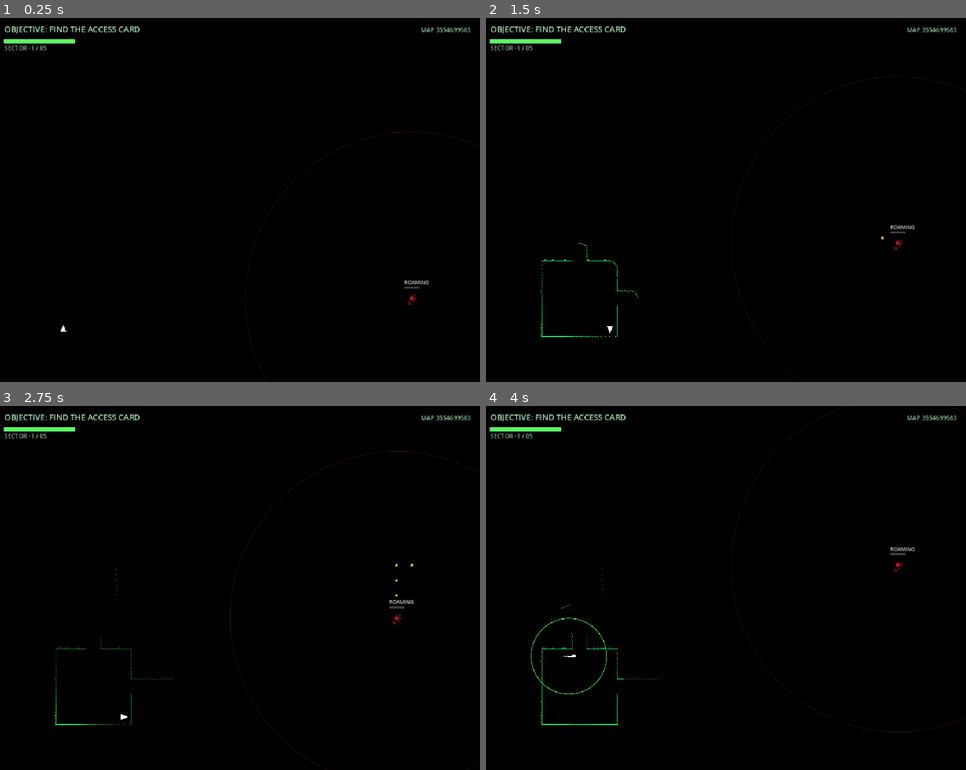
Above: before the commit, frames 1-4 (two rows, left to right).
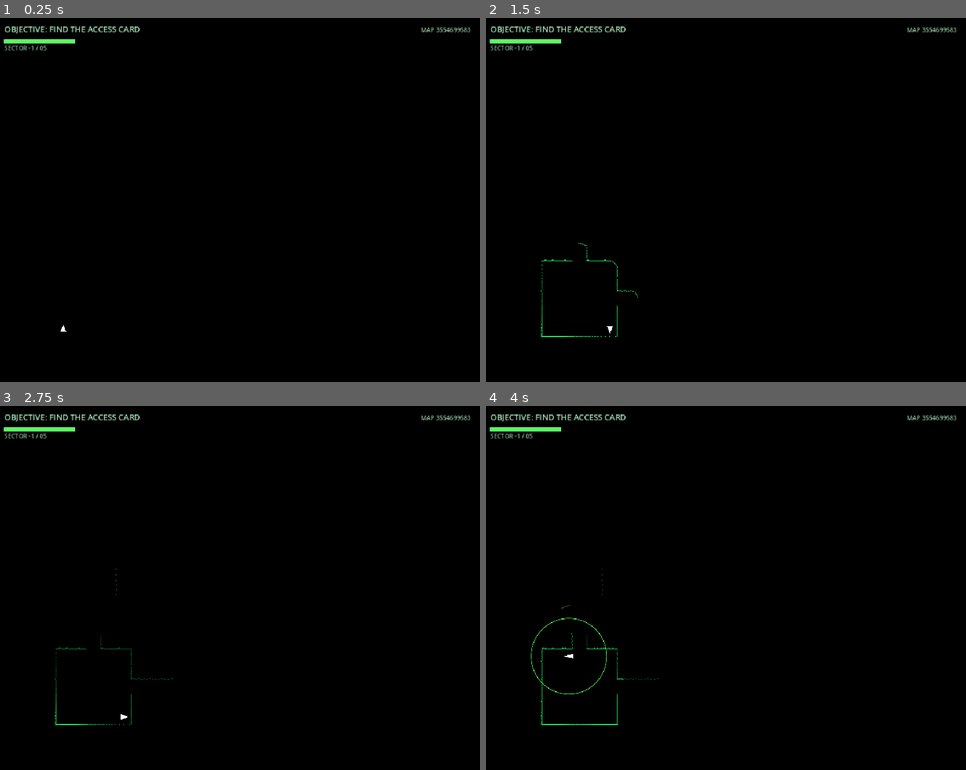
Above: after the commit, the same moments.

Repository: UnderstoodUseYourUsernameHere/Sonar
Game: Godot game, scene res://scenes/main.tscn
Two runs of this game, one before a commit and one after it. Both use one fixed random seed, a clock stepped at 60 frames per second and the inputs below.
Inputs (mouse positions are in pixels of both pictures, inside the frame that each line leads up to):
- Up to frame 1 (0.25 s): no input
- Up to frame 2 (1.5 s): tap Enter at 0.5 s; move the mouse to (831, 181) at 0.52 s; hold Right (move_right) 0.53-1.28 s; tap Space (ping) at 0.6 s; click (831, 181) at 0.67 s; move the mouse to (625, 218) at 1.27 s; hold S (move_down) from 1.28 s (still down); tap Alt at 1.35 s
- Up to frame 3 (2.75 s): move the mouse to (288, 507) at 2.02 s; release S (move_down) at 2.03 s; hold Right (move_right) from 2.03 s (still down); tap Shift at 2.1 s
- Up to frame 4 (4 s): move the mouse to (697, 660) at 2.77 s; release Right (move_right) at 2.78 s; hold W (move_up) 2.78-3.53 s; tap Space (ping) at 2.85 s; click (697, 660) at 2.92 s; move the mouse to (870, 642) at 3.52 s; hold Left (move_left) from 3.53 s (still down); tap Alt at 3.6 s

The runs differ from the first frame. In frame 1, 0.2% of the frame differs, in the area x 51-100%, y 31-100%; in frame 2, 0.2%; in frame 3, 0.3%, in the area x 47-100%, y 12-100%; in frame 4, 0.3%.

Commit message:
feat: monster patrols objectives more frequently at higher levels

Diff:
--- a/scripts/main.gd
+++ b/scripts/main.gd
@@ -15,7 +15,7 @@
 const PLAYER_COLOR: Color = Color(0.96, 0.98, 1.0, 1.0)
 
 const PLAYER_TURN_SPEED: float = 25.0
-const PLAYER_STRETCH: float = 0.3
+const PLAYER_STRETCH: float = 0.12
 
 const PING_SPEED: float = 200.0 ## This is how fast the ring/circle grows
 const PING_MAX_RADIUS: float = 10.5 * TILE_SIZE
@@ -84,6 +84,8 @@
 const MONSTER_ROAM_ATTEMPTS: int = 40
 
 const MONSTER_GUARD_CHANCE: float = 0.40
+const MONSTER_GUARD_CHANCE_PER_SECTOR: float = 0.40
+const MONSTER_GUARD_CHANCE_MAX: float = 0.56
 const MONSTER_GUARD_RADIUS: int = 5
 
 const MONSTER_ROAM_MOVE_TIME: float = 0.26
@@ -115,7 +117,7 @@
 const EXIT_DIM_ALPHA: float = 0.30
 const EXIT_FLASH_DURATION: float = 1.0
 
-const DEBUG_SHOW_MONSTER: bool = true
+const DEBUG_SHOW_MONSTER: bool = false
 
 const TEST_MAP_ROWS: Array[String] = [
 	"################################",
@@ -735,7 +737,7 @@
 	if walkable_cells.is_empty():
 		return monster_cell
 
-	if monster_rng.randf() < MONSTER_GUARD_CHANCE:
+	if monster_rng.randf() < _monster_guard_chance_for_level():
 		var objective_cell: Vector2i = card_cell
 
 		if has_access_card:
@@ -759,6 +761,11 @@
 	var fallback_index: int = monster_rng.randi_range(0, walkable_cells.size()- 1)
 
 	return walkable_cells[fallback_index]
+
+func _monster_guard_chance_for_level() -> float:
+	var levels_after_first: int = campaign_level - 1
+
+	return minf(MONSTER_GUARD_CHANCE + float(levels_after_first) * MONSTER_GUARD_CHANCE_PER_SECTOR, MONSTER_GUARD_CHANCE_MAX)
 
 func _update_monster_movement(delta: float) -> void:
 	if monster_is_attacking and not is_monster_moving:
